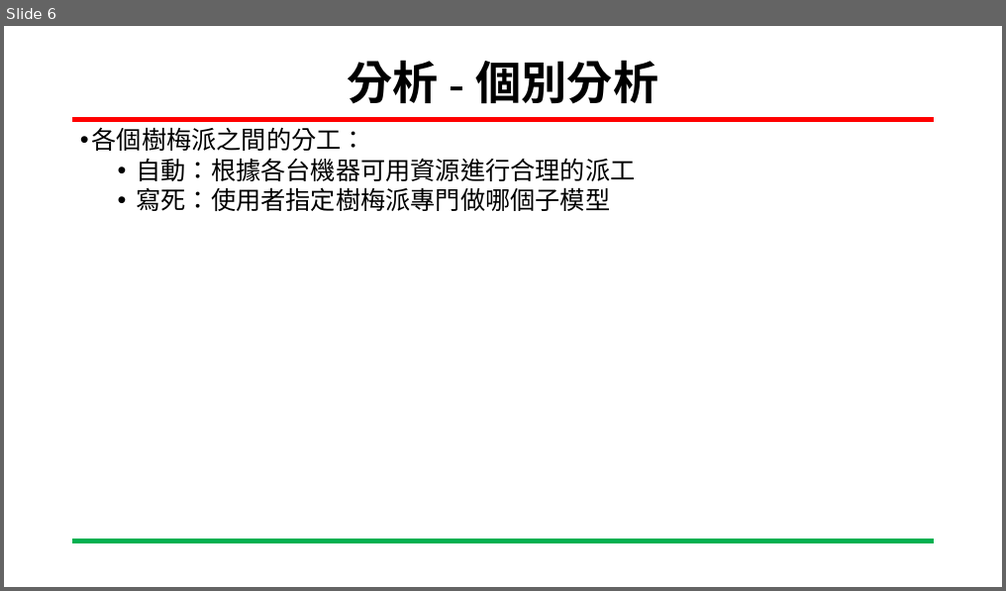
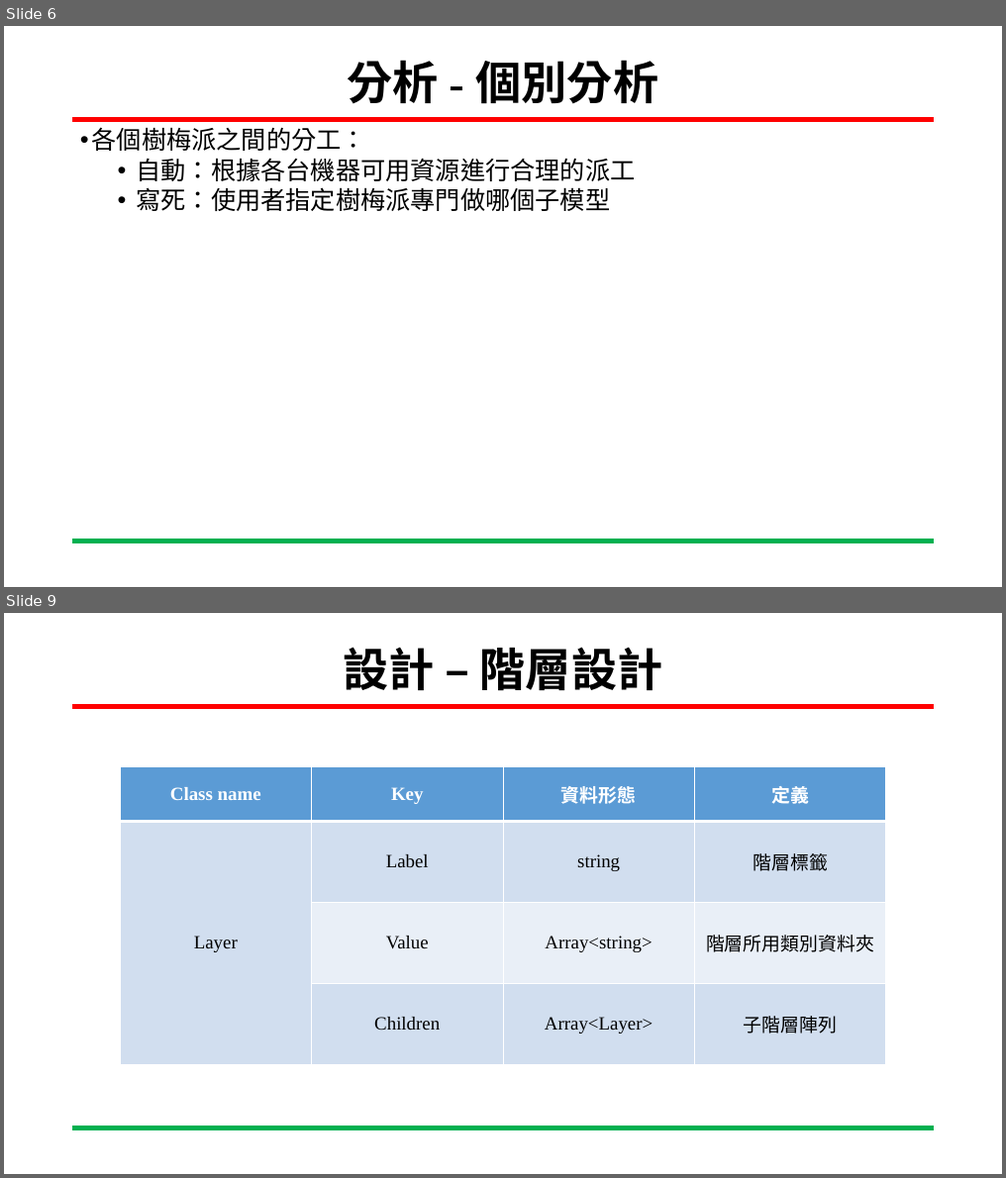
Before and after one commit to YUXING-LEE/image_process, a slide deck: final/基於分散式網路架構訓練階層式分類模型.pptx. Shown one above the other, each under a label of ours: slide 6 before the commit, slides 6 and 9 after it; the slides between them are not shown. The pictures are 1006x591 and 1006x1178 pixels, drawn with LibreOffice and Linux fonts; fonts in the diff are those of the drawing; background and template pictures are left out. Boxes give left, top, right and bottom in pixels: in the first picture for what was removed or moved away, otherwise in the second. Text is boxed around its words. In the diff, an @@ line names an element or a change of style, - is before the commit and + after.

```diff
--- a/final/基於分散式網路架構訓練階層式分類模型.pptx
+++ b/final/基於分散式網路架構訓練階層式分類模型.pptx
@@ slide 9 added at box(4, 613, 1002, 1174), background #FFFFFF; not listed: 2 template elements that a slide beside it also shows @@
@@ title added at box(343, 647, 663, 691), 44 pt, text #000000, bold @@
+設計 – 階層設計
@@ table added at box(120, 767, 887, 1065), 4 rows, 4 columns @@
+Class name | Key | 資料形態 | 定義
+Layer | Label | string | 階層標籤
+ | Value | Array<string> | 階層所用類別資料夾
+ | Children | Array<Layer> | 子階層陣列
```
Also in this commit, not shown: 1 slide changed, 5 other slides added, 2 other files.
